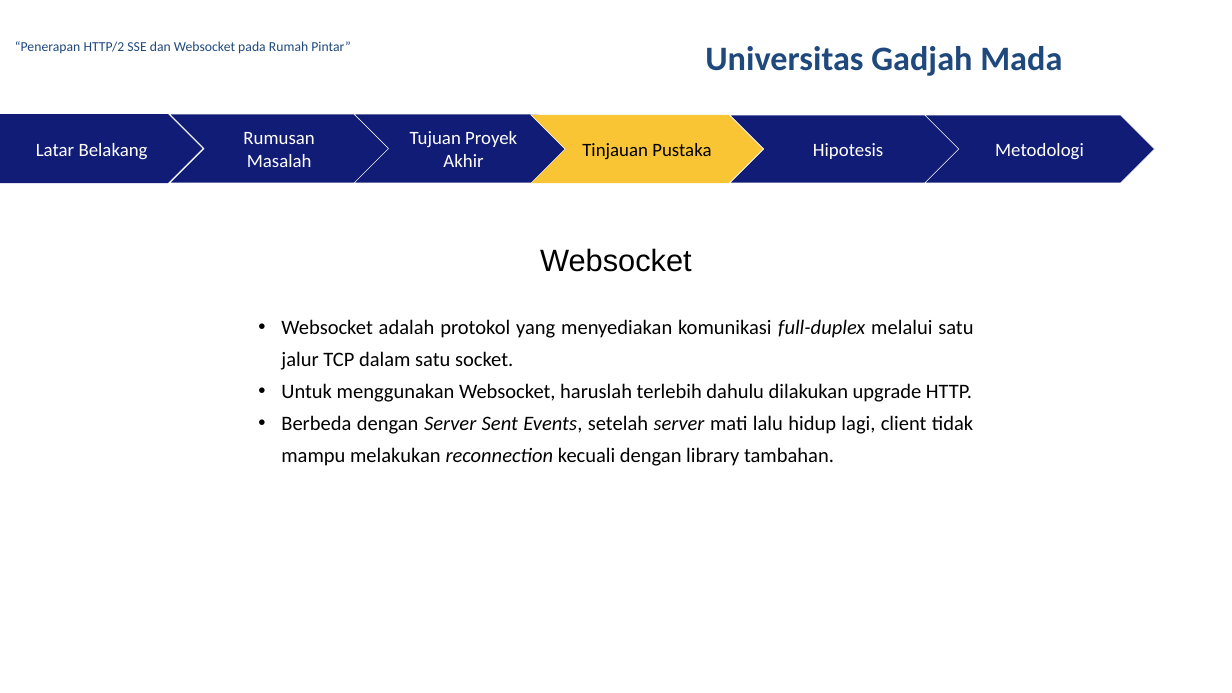
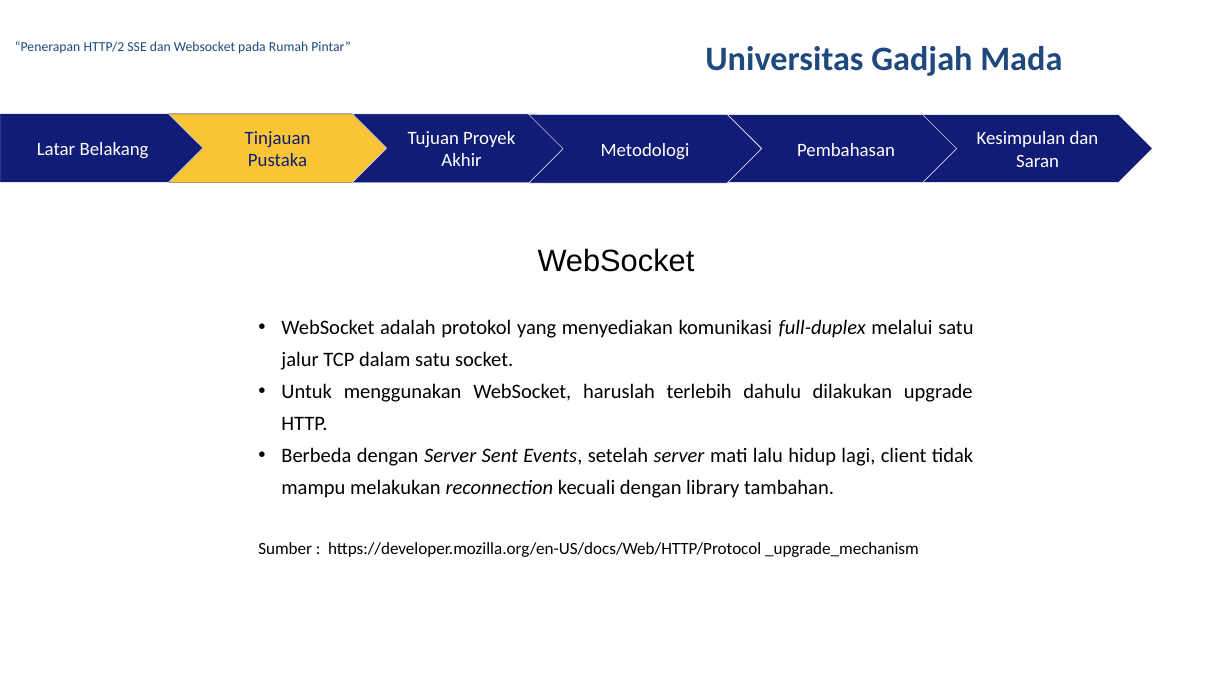
Before and after one commit to rusminto/ws_sse, a slide deck: slide 11 of berkas/ppt muham.pptx. Drawn at 1232x693 pixels with LibreOffice and Linux fonts; fonts in the diff are those of the drawing; background and template pictures are left out. Boxes give left, top, right and bottom in pixels: in the first picture for what was removed or moved away, otherwise in the second. Text is boxed around its words. In the diff, an @@ line names an element or a change of style, - is before the commit and + after.

```diff
--- a/berkas/ppt muham.pptx
+++ b/berkas/ppt muham.pptx
@@ pentagon arrow "Latar Belakang" at box(0, 113, 203, 182): outline #111C76 0.26 pt to #FFFFFF 0.26 pt @@
@@ chevron "Tinjauan Pustaka": place and size @@
-chevron "Tinjauan Pustaka" at box(531, 115, 764, 184)
+chevron "Tinjauan Pustaka" at box(169, 113, 387, 182)
@@ chevron "Tinjauan Pustaka" at box(169, 113, 387, 182): text colour #000000 to #111C76; outline #FFFFFF 0.26 pt to #111C76 0.26 pt @@
@@ chevron removed at box(170, 115, 389, 184) @@
-Rumusan Masalah
@@ chevron "Metodologi": place and size @@
-chevron "Metodologi" at box(925, 115, 1154, 182)
+chevron "Metodologi" at box(529, 115, 761, 184)
@@ chevron added at box(923, 115, 1152, 182), fill #111C76, outline #FFFFFF 0.26 pt, 11 pt, text #FFFFFF @@
+Kesimpulan dan Saran
@@ text in chevron at box(797, 143, 895, 156): text changed @@
-Hipotesis
+Pembahasan
@@ text at box(538, 248, 695, 272): text changed @@
-Websocket
+WebSocket
@@ text at box(281, 319, 973, 430): text changed @@
-• Websocket adalah protokol yang menyediakan komunikasi full-duplex melalui satu jalur TCP dalam satu socket.
-• Untuk menggunakan Websocket, haruslah terlebih dahulu dilakukan upgrade HTTP.
+• WebSocket adalah protokol yang menyediakan komunikasi full-duplex melalui satu jalur TCP dalam satu socket.
+• Untuk menggunakan WebSocket, haruslah terlebih dahulu dilakukan upgrade HTTP.
@@ text at box(258, 542, 919, 557): paragraph added @@
+Sumber : https://developer.mozilla.org/en-US/docs/Web/HTTP/Protocol _upgrade_mechanism
```
Also in this commit, not shown: 22 other slides changed, 3 slides added, 10 other files.
